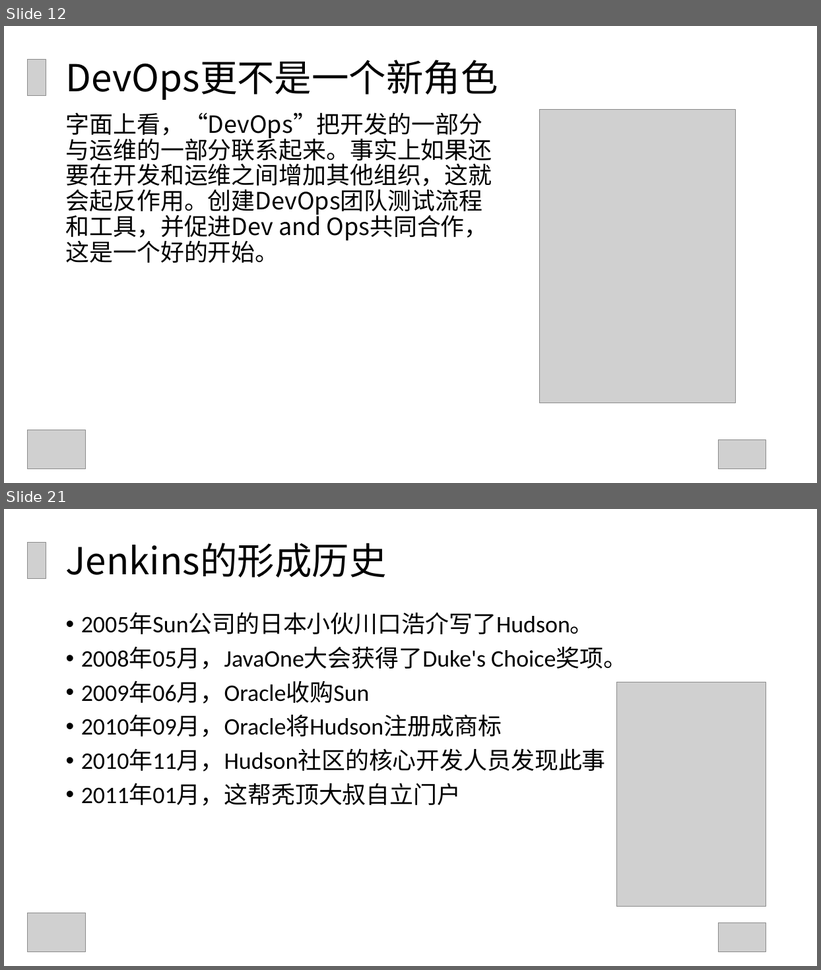
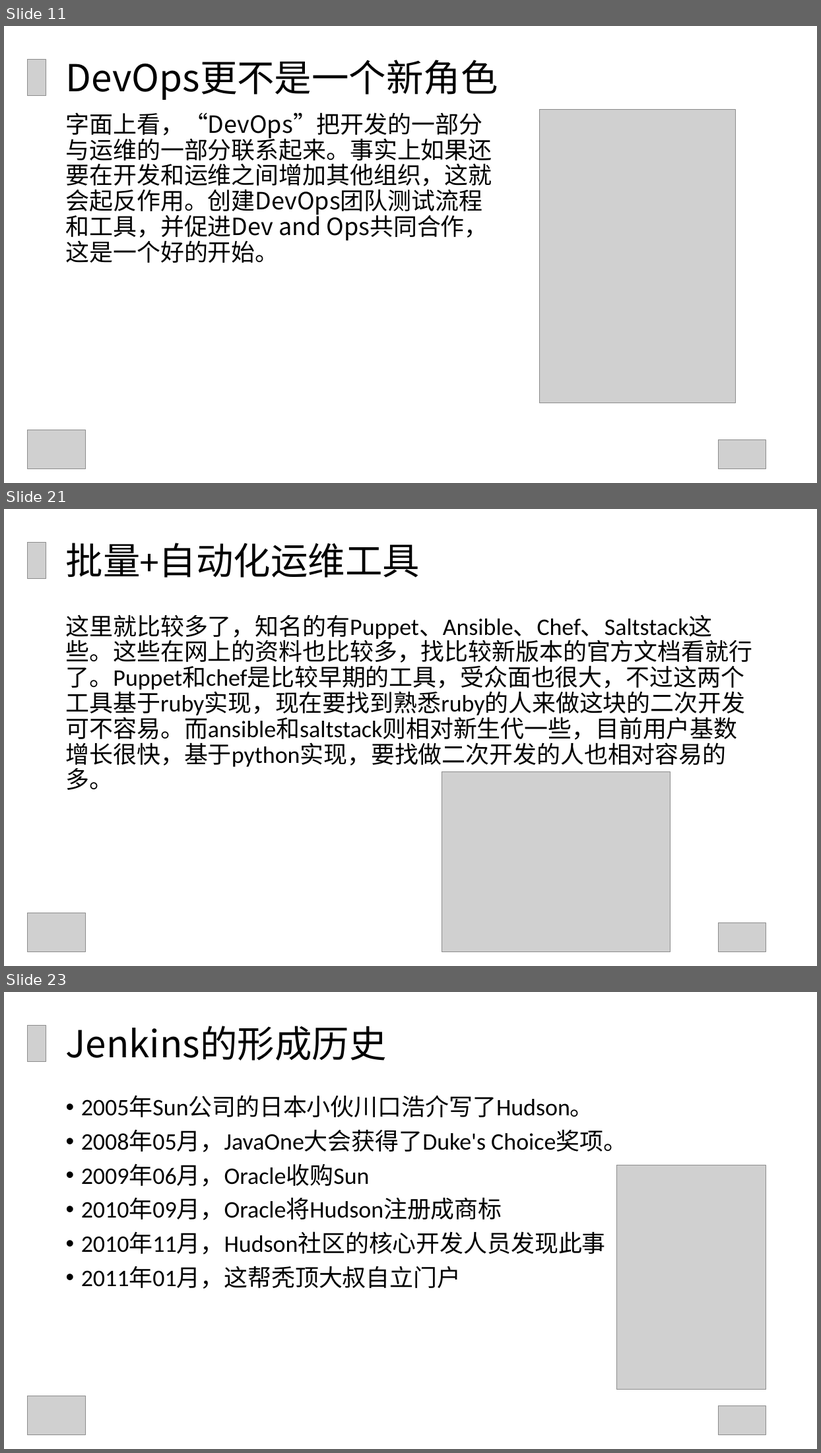
Before and after one commit to GuoxinL/devops-ppt, a slide deck: Jenkins的应用与分享.ppt. Shown one above the other, each under a label of ours: slides 12 and 21 before the commit, slides 11, 21 and 23 after it; the slides between them are not shown. The pictures are 821x970 and 821x1453 pixels, drawn with LibreOffice and Linux fonts; fonts in the diff are those of the drawing; grey boxes stand for pictures. Boxes give left, top, right and bottom in pixels: in the first picture for what was removed or moved away, otherwise in the second. Text is boxed around its words. In the diff, an @@ line names an element or a change of style, - is before the commit and + after.

```diff
--- a/Jenkins的应用与分享.ppt
+++ b/Jenkins的应用与分享.ppt
@@ slide 21 added at (x1=4, y1=509, x2=817, y2=966), background #FFFFFF @@
@@ picture added at (x1=27, y1=543, x2=46, y2=578) @@
@@ text added at (x1=66, y1=543, x2=420, y2=578), 44 pt, text #000000 @@
+批量+自动化运维工具
@@ text added at (x1=66, y1=615, x2=752, y2=790), 28 pt, text #000000 @@
+这里就比较多了，知名的有Puppet、Ansible、Chef、Saltstack这些。这些在网上的资料也比较多，找比较新版本的官方文档看就行了。Puppet和chef是比较早期的工具，受众面也很大，不过这两个工具基于ruby实现，现在要找到熟悉ruby的人来做这块的二次开发可不容易。而ansible和saltstack则相对新生代一些，目前用户基数增长很快，基于python实现，要找做二次开发的人也相对容易的多。
@@ picture added at (x1=442, y1=772, x2=670, y2=952) @@
@@ picture added at (x1=27, y1=913, x2=86, y2=952) @@
@@ picture added at (x1=718, y1=923, x2=766, y2=952) @@
@@ what was slide 12 is now slide 11 @@
@@ what was slide 21 is now slide 23 @@
```
Also in this commit, not shown: 10 slides changed, 12 other slides added, 7 slides removed, 4 other files.
